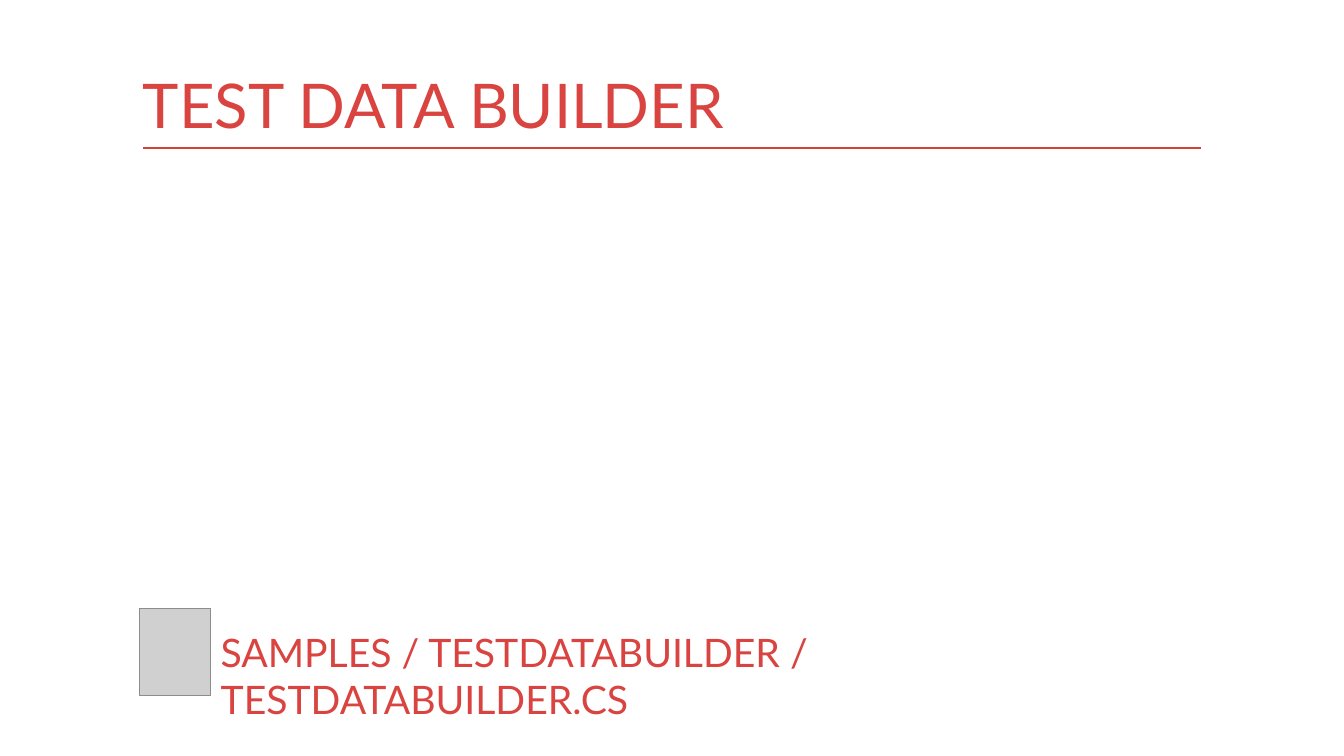
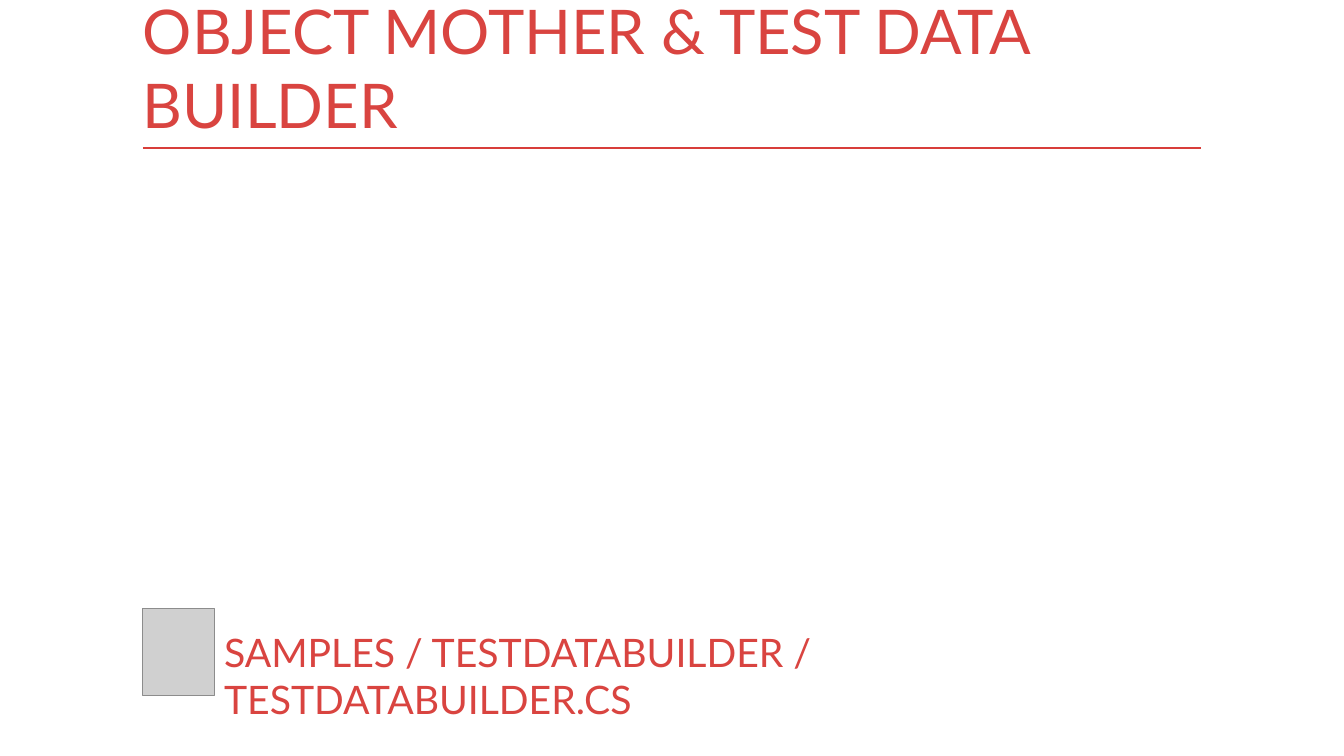
Before and after one commit to kontur-courses/testing, a slide deck: slide 17 of testing.pptx. Drawn at 1344x756 pixels with LibreOffice and Linux fonts; fonts in the diff are those of the drawing; grey boxes stand for pictures. Boxes give left, top, right and bottom in pixels: in the first picture for what was removed or moved away, otherwise in the second. Text is boxed around its words. In the diff, an @@ line names an element or a change of style, - is before the commit and + after.

```diff
--- a/testing.pptx
+++ b/testing.pptx
@@ title at <box>143,9,1032,129</box>: text changed @@
-TEST DATA BUILDER
+OBJECT MOTHER & TEST DATA BUILDER
@@ picture: place and size @@
-picture at <box>139,608,211,696</box>
+picture at <box>143,608,215,696</box>
@@ text "SAMPLES / TESTDATABUILDER / TESTDATABUILDER.CS": place and size @@
-text "SAMPLES / TESTDATABUILDER / TESTDATABUILDER.CS" at <box>221,638,780,715</box>
+text "SAMPLES / TESTDATABUILDER / TESTDATABUILDER.CS" at <box>224,638,784,715</box>
```
Also in this commit, not shown: 8 other slides changed, 8 slides added, 7 slides removed, 1 other file.
